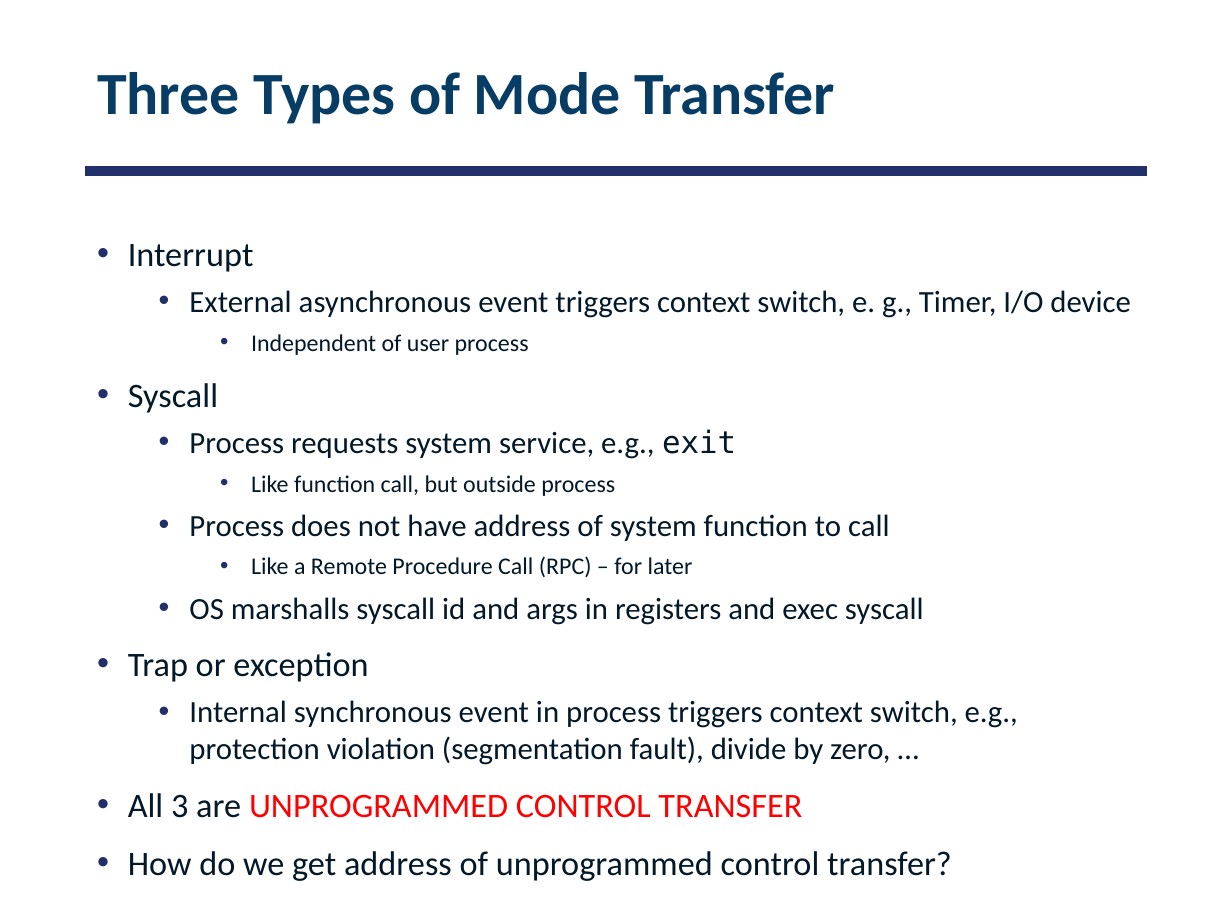
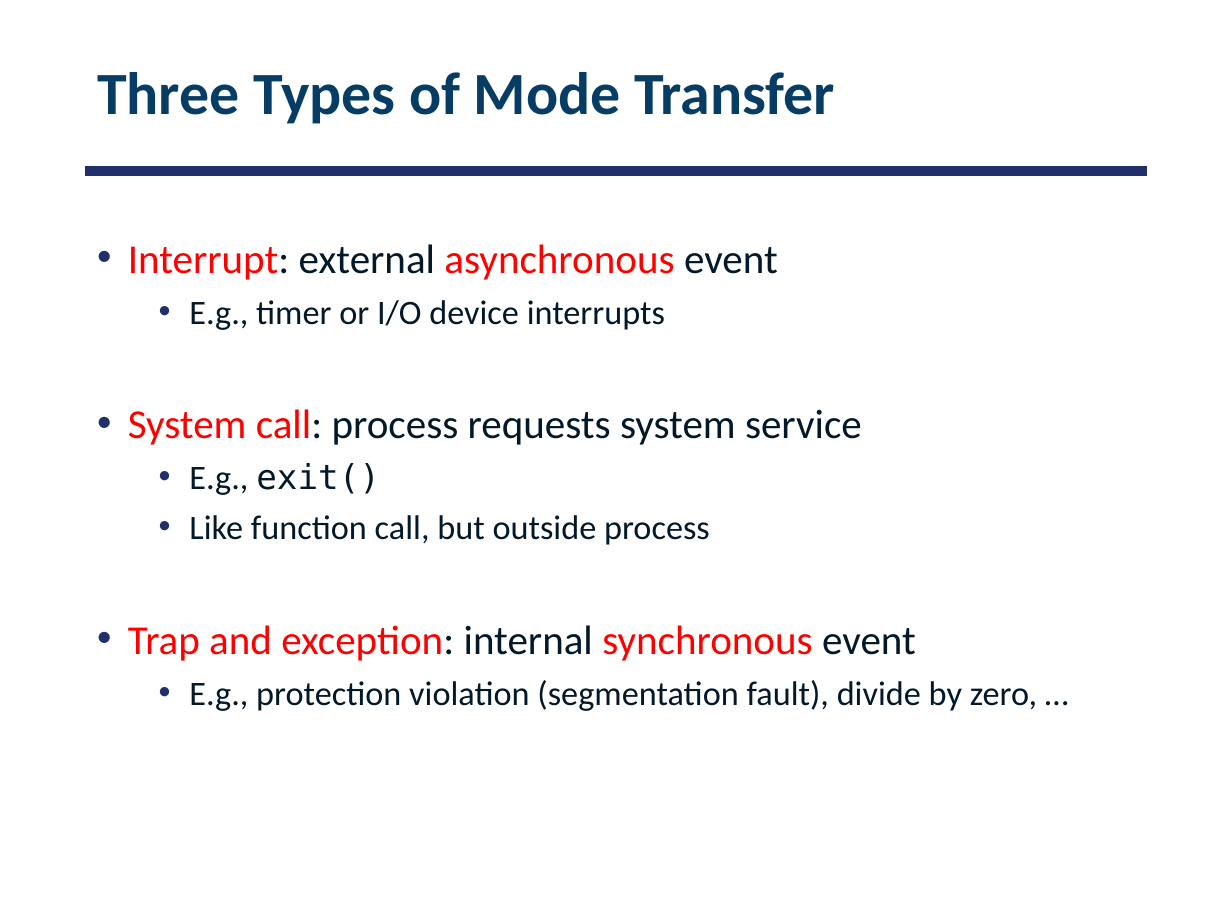
Before and after one commit to smajidzahedi/ECE350, a slide deck: slide 51 of 02-concepts.pptx. Drawn at 1232x924 pixels with LibreOffice and Linux fonts; fonts in the diff are those of the drawing. Boxes give left, top, right and bottom in pixels: in the first picture for what was removed or moved away, otherwise in the second. Text is boxed around its words. In the diff, an @@ line names an element or a change of style, - is before the commit and + after.

Commit message:
unneeded info deleted from 3 types of mode transfer slide

```diff
--- a/02-concepts.pptx
+++ b/02-concepts.pptx
@@ text at box(128, 244, 862, 495): text changed; size 18 to 24 pt @@
-• Interrupt
-  • External asynchronous event triggers context switch, e. g., Timer, I/O device
-    • Independent of user process
-• Syscall
-  • Process requests system service, e.g., exit
+• Interrupt: external asynchronous event
+  • E.g., timer or I/O device interrupts
+• System call: process requests system service
+  • E.g., exit()
@@ text at box(189, 515, 710, 545): size 14 to 20 pt in "Like function call, but outside process"; list level 3 to 2 in "Like function call, but outside ..." @@
@@ text at box(128, 625, 1037, 711): text changed; size 18 to 20 pt @@
-  • Process does not have address of system function to call
-    • Like a Remote Procedure Call (RPC) – for later
-  • OS marshalls syscall id and args in registers and exec syscall
-• Trap or exception
-  • Internal synchronous event in process triggers context switch, e.g., protection violation (segmentation fault), divide by zero, …
-• All 3 are UNPROGRAMMED CONTROL TRANSFER
-• How do we get address of unprogrammed control transfer?
+• Trap and exception: internal synchronous event
+  • E.g., protection violation (segmentation fault), divide by zero, …
```
Also in this commit, not shown: 1 other slide changed, 1 other file.
